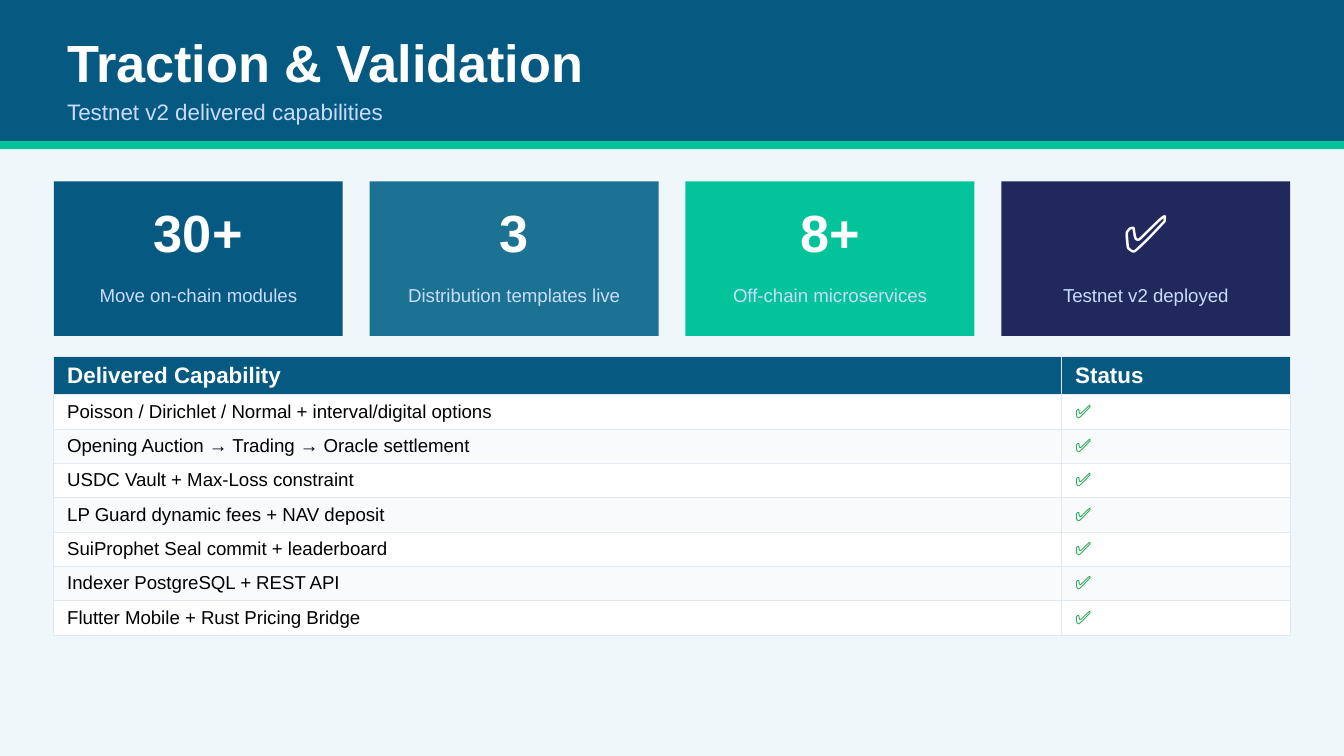
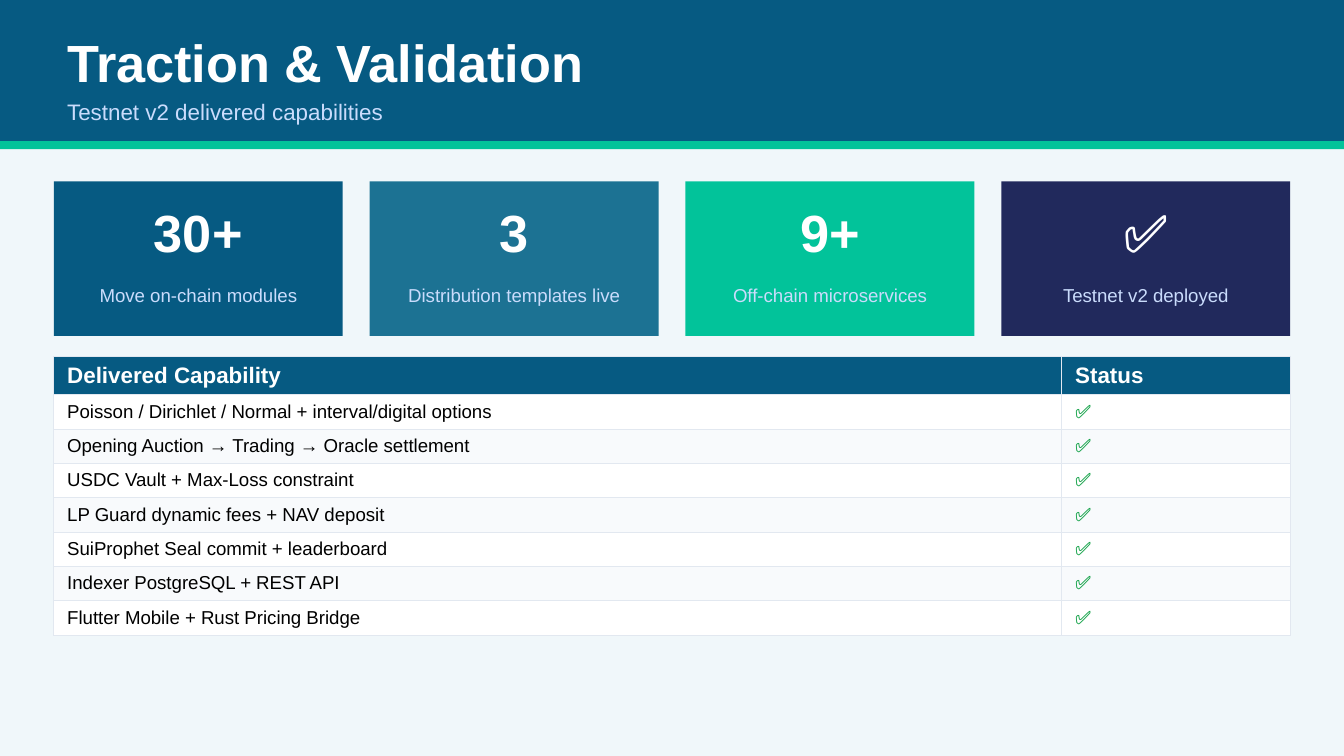
Before and after one commit to bamaao/x-market, a slide deck: slide 12 of docs/presentations/X-Market-Sui-Overview.en.pptx (slide 13 before the commit). Drawn at 1344x756 pixels with LibreOffice and Linux fonts; fonts in the diff are those of the drawing. Boxes give left, top, right and bottom in pixels: in the first picture for what was removed or moved away, otherwise in the second. Text is boxed around its words. In the diff, an @@ line names an element or a change of style, - is before the commit and + after.

```diff
--- a/docs/presentations/X-Market-Sui-Overview.en.pptx
+++ b/docs/presentations/X-Market-Sui-Overview.en.pptx
@@ text at (800, 215, 859, 253): text changed @@
-8+
+9+
```
Also in this commit, not shown: 7 other slides changed, 2 slides removed, 2 other files.
